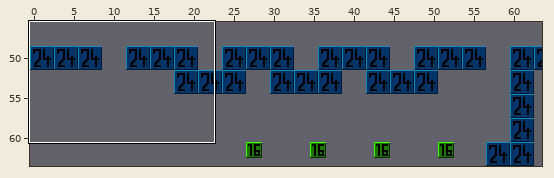
One commit to this Tiled map: tiled/tmx/debug_moving_platforms.tmx. The first picture is a wide view before the edit; the outline marks the close-up.
Close-up. As it was:
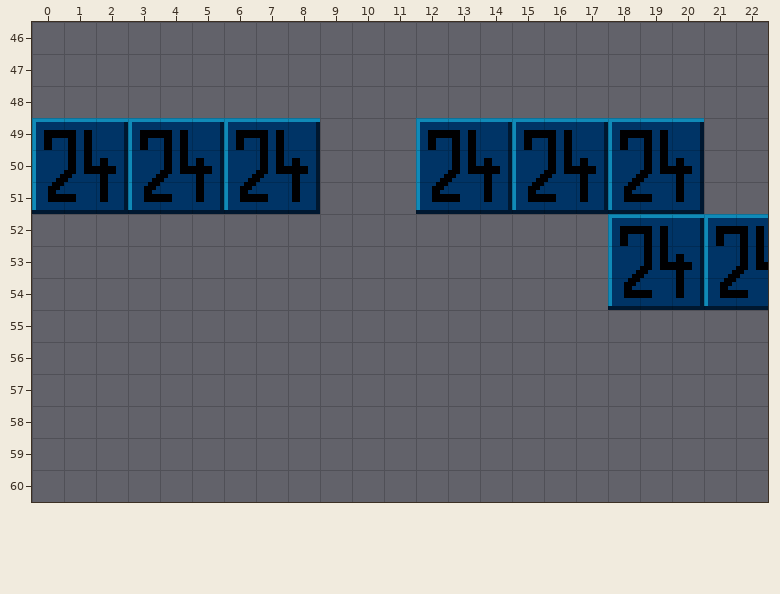
Cells are 8x8 px. Shown: x 0..22, y 46..60. The commit also changed other parts of the map, which this record leaves out.
And afterwards:
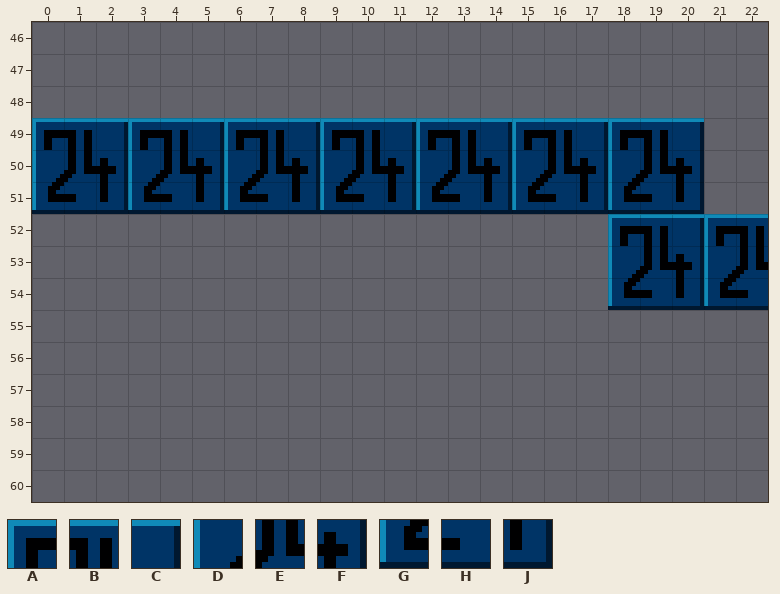
Key: from "testtiles19": A 3923 "Ground", B 3924 "Ground", C 3925 "Ground", D 3987 "Ground", E 3988 "Ground", F 3989 "Ground", G 4051 "Ground", H 4052 "Ground", J 4053 "Ground".
_ is an empty cell.
What changed:
{"where": "layer \"Tile Layer 1\""}
{"y":49,"x":9,"old":"___","new":"ABC"}
{"y":50,"x":9,"old":"___","new":"DEF"}
{"y":51,"x":9,"old":"___","new":"GHJ"}
{"label":"added","picture_box":[320,118,416,214]}
